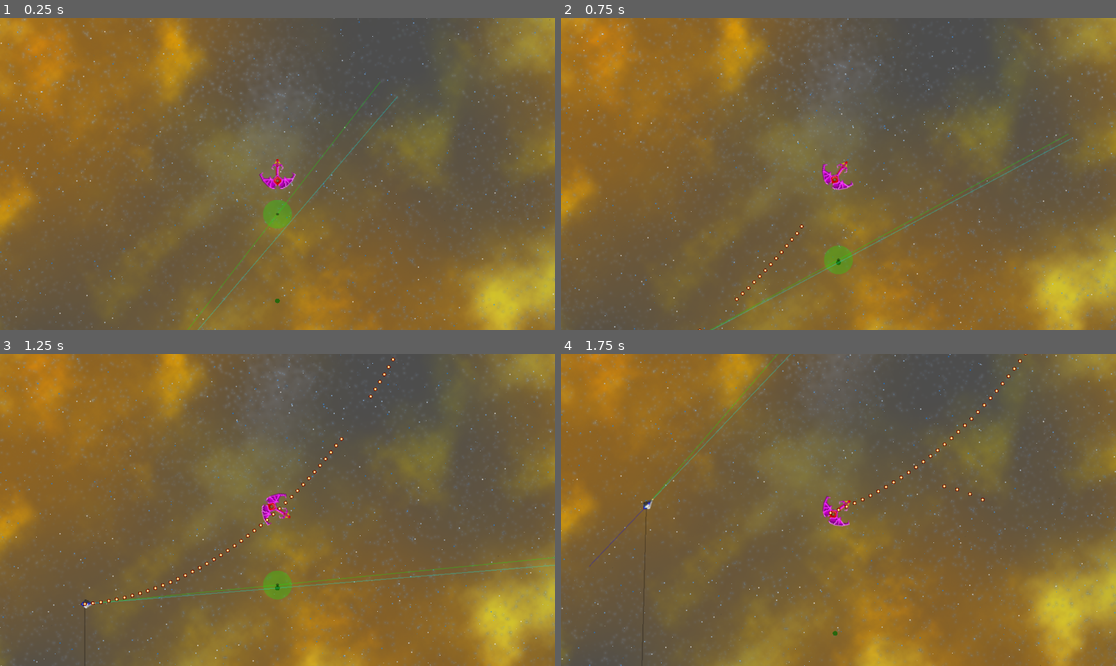
Above: before the commit, frames 1-4 (two rows, left to right).
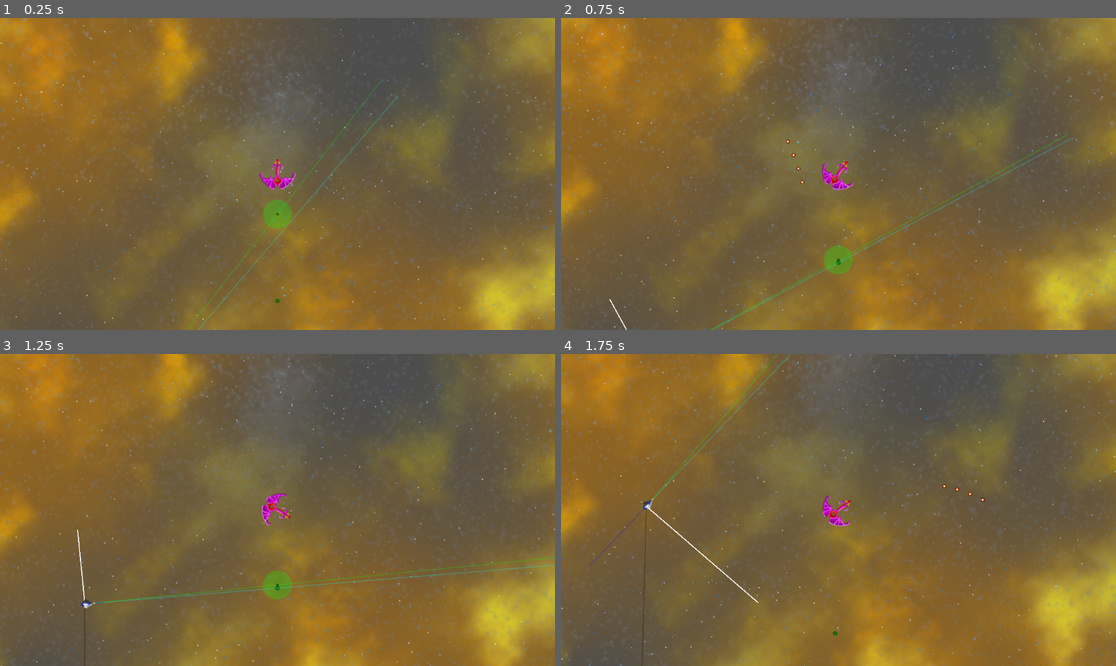
Above: after the commit, the same moments.

Repository: jorisvddonk/after-the-doctrinal-conflict
Game: Godot game, scene res://main.tscn
Same seed, same stepped clock (60 frames per second), same inputs: the game is played once before the commit and once after it.
Inputs:
- Up to frame 1 (0.25 s): no input
- Up to frame 2 (0.75 s): tap Enter at 0.5 s; hold D from 0.53 s (still down); hold Enter from 0.53 s (still down)
- Up to frame 3 (1.25 s): keep holding D; keep holding Enter; tap Space at 0.77 s
- Up to frame 4 (1.75 s): release D at 1.28 s; release Enter at 1.28 s; hold A from 1.28 s (still down); tap Enter at 1.35 s; tap Space at 1.52 s

Frame 1 is identical in both runs. In frame 2, 0.2% of the frame differs, in the area x 8-44%, y 38-100%; in frame 3, 0.4%, in the area x 13-72%, y 1-81%; in frame 4, 0.3%.

Commit message:
also shoot when the distance between player and the shoot vector is small.

Diff:
--- a/src/Ship3.gd
+++ b/src/Ship3.gd
@@ -24,6 +24,7 @@
 var targetRelVec
 
 var debugpoints = []
+var debuglines = []
 
 func _ready():
 	pass
@@ -70,7 +71,10 @@
 		var z = abs((P1 - P2).length())
 		var moveCorrection = self.turn_to(P2, 1)
 		var angleBetween = forwards.angle_to(selfShootVec)
-		if secondsUntilShotAtP1 > 0 && (z < 30): # TODO: also shoot if the current shoot vector intersects with the target ship AND the shoot vector and this ship's rotation vector are very close to each other
+		var shootVectorOffsetToTargetVec = targetRelPos - ((targetRelPos.dot(selfShootVec) / (selfShootVec.length() * selfShootVec.length())) * selfShootVec)
+		debuglines.push_front(shootVectorOffsetToTargetVec)
+		# when z is small, it's pretty much a guaranteed hit; when shootVectorOffsetToTargetVec.length() is small, it's not guaranteed but possible.
+		if secondsUntilShotAtP1 > 0 && (z < 1 || shootVectorOffsetToTargetVec.length() < 60):
 			emit_signal("shoot", shootBaseSpeed, null)
 
 	else:
@@ -149,13 +153,19 @@
 			draw_line(Vector2.ZERO, targetRelVec, Color(0, 0, 0, 0.25), 2.0)
 			draw_line(Vector2.ZERO, forwards * distancePID.getError(), Color(0, 0, 1, 0.25), 2.0)
 
-		draw_set_transform(Vector2.ZERO, inv.get_rotation(), Vector2.ONE) # undo global rotation
-
 		if debugpoints.size() > 0:
+			draw_set_transform(Vector2.ZERO, inv.get_rotation(), Vector2.ONE) # undo global rotation
 			print(debugpoints)
 			for pt in debugpoints:
 				draw_circle(pt, 10, Color(1,1,1,1))
 			debugpoints.clear()
+
+		if debuglines.size() > 0:
+			draw_set_transform(Vector2.ZERO, inv.get_rotation(), Vector2.ONE) # undo global rotation
+			print(debuglines)
+			for pl in debuglines:
+				draw_line(Vector2.ZERO, pl, Color(1,1,1,1), 2.0)
+			debuglines.clear()
 
 func intercept(shooter: Vector2, bullet_speed: float, target: Vector2, target_velocity: Vector2):
 	var displacement = shooter - target
